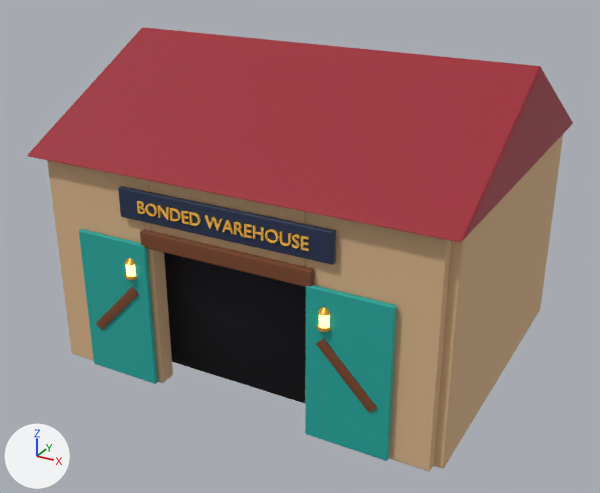
An edit to the glTF model art/models/cove_warehouse.glb, drawn before and after from the same camera.
The view is the same before and after, from a camera (50 mm lens) standing at (10.37, -19.84, 12.55) and looking at (0.2, -1.35, 3.3). The axes (+X, +Y, +Z) are drawn at lower left. The lights are the same throughout. The picture after the commit comes second. Vertices at exactly the same position are counted once.

Names of what the first picture shows: 'Warehouse'.
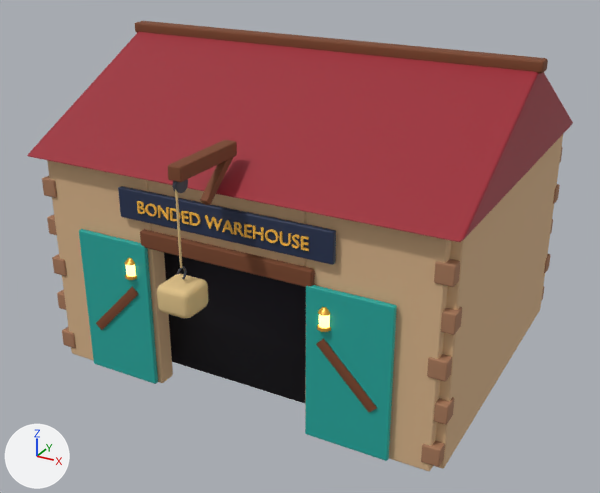
What the commit changed:
Material 'CoveRope' (mat_coverope) is new.
Its base color is (0.761, 0.552, 0.254) (beige #e2c48a).
Its roughness is 0.9.
Material 'CoveWindowGlow' (mat_covewindowglow) is new.
Its base color is (1.0, 0.571, 0.195) (orange #ffc77a).
Its roughness is 0.35.
Its emission color is (1.0, 0.571, 0.195) (orange #ffc77a).
Its emission strength is 1.6.
Material 'CoveStoneDark' (mat_covestonedark) is new.
Its base color is (0.392, 0.191, 0.102) (brown #a8795a).
Its roughness is 0.85.
me_warehouse is used by ob_warehouse; location (0.0, 0.0, 0.0).
me_warehouse had 2360 vertices, 4568 faces and spanned x -5.9..5.9, y -5.08..5.07, z 0.0..8.59.
me_warehouse now has 5010 vertices, 9672 faces and spans x -6.0..6.0, y -6.9..5.07, z 0.0..8.75.
me_warehouse part 1: the loose piece of 56 vertices spanning x -4.6..-3.4, y 1.9..3.1, z 0.0..1.2 is copied, and the copy is scaled about its middle by (0.358, 0.49, 0.402), then moved by (-1.5, -7.0, -0.1), in mat_covestonedark (brown #a8795a); it spans x -5.72..-5.28, y -4.8..-4.2, z 0.25..0.75.
me_warehouse part 2: the loose piece of 56 vertices spanning x -4.55..-3.45, y 1.95..3.05, z 1.25..2.35 is copied, and the copy is scaled about its middle by (0.538, 0.392, 0.441), then moved by (-1.5, -7.0, -0.15), in mat_covestonedark (brown #a8795a); it spans x -5.8..-5.2, y -4.72..-4.28, z 1.4..1.9.
me_warehouse part 3: the loose piece of 56 vertices spanning x 3.3..4.5, y 0.9..2.1, z 0.0..1.2 is copied, and the copy is scaled about its middle by (0.358, 0.49, 0.402), then moved by (1.6, -6.0, -0.1), in mat_covestonedark (brown #a8795a); it spans x 5.28..5.72, y -4.8..-4.2, z 0.25..0.75.
me_warehouse part 4: the loose piece of 56 vertices spanning x 3.35..4.45, y 1.55..2.65, z 1.25..2.35 is copied, and the copy is scaled about its middle by (0.538, 0.392, 0.441), then moved by (1.6, -6.6, -0.15), in mat_covestonedark (brown #a8795a); it spans x 5.2..5.8, y -4.72..-4.28, z 1.4..1.9.
me_warehouse part 5: the loose piece of 56 vertices spanning x 3.35..4.45, y 1.55..2.65, z 1.25..2.35 is copied, and the copy is scaled about its middle by (0.538, 0.392, 0.441), then moved by (1.6, 2.4, -0.15), in mat_covestonedark (brown #a8795a); it spans x 5.2..5.8, y 4.28..4.72, z 1.4..1.9.
me_warehouse part 6: the loose piece of 56 vertices spanning x 3.35..4.45, y 1.55..2.65, z 1.25..2.35 is copied, and the copy is scaled about its middle by (0.538, 0.392, 0.441), then moved by (1.6, 2.4, 2.15), in mat_covestonedark (brown #a8795a); it spans x 5.2..5.8, y 4.28..4.72, z 3.7..4.2.
me_warehouse part 7: 728 vertices added at x -6.0..6.0, y -4.8..4.6, z 2.55..8.75.
me_warehouse part 8: 242 vertices added at x -0.45..0.45, y -6.9..-4.3, z 3.65..7.08.
Other edits to the shape of me_warehouse do not show in these pictures.
me_warehouse gains material mat_covestonedark (brown #a8795a).
me_warehouse gains material mat_covewindowglow (orange #ffc77a, glowing orange #ffc77a).
me_warehouse gains material mat_coverope (beige #e2c48a).

Location of each change, [x1, y1, x2, y2] in pixels of the pictures (600 x 493 px):
'Warehouse', reshaped: before [27, 27, 573, 471]; after [27, 21, 573, 471]
part 1 of me_warehouse, added: after [62, 327, 76, 348]
part 2 of me_warehouse, added: after [57, 289, 66, 310]
part 3 of me_warehouse, added (brown): after [421, 441, 445, 467]
part 4 of me_warehouse, added (brown): after [434, 397, 454, 425]
part 5 of me_warehouse, added: after [544, 254, 551, 273]
part 6 of me_warehouse, added: after [553, 184, 560, 204]
part 7 of me_warehouse, added: after [42, 21, 548, 382]
part 8 of me_warehouse, added: after [157, 140, 237, 318]
